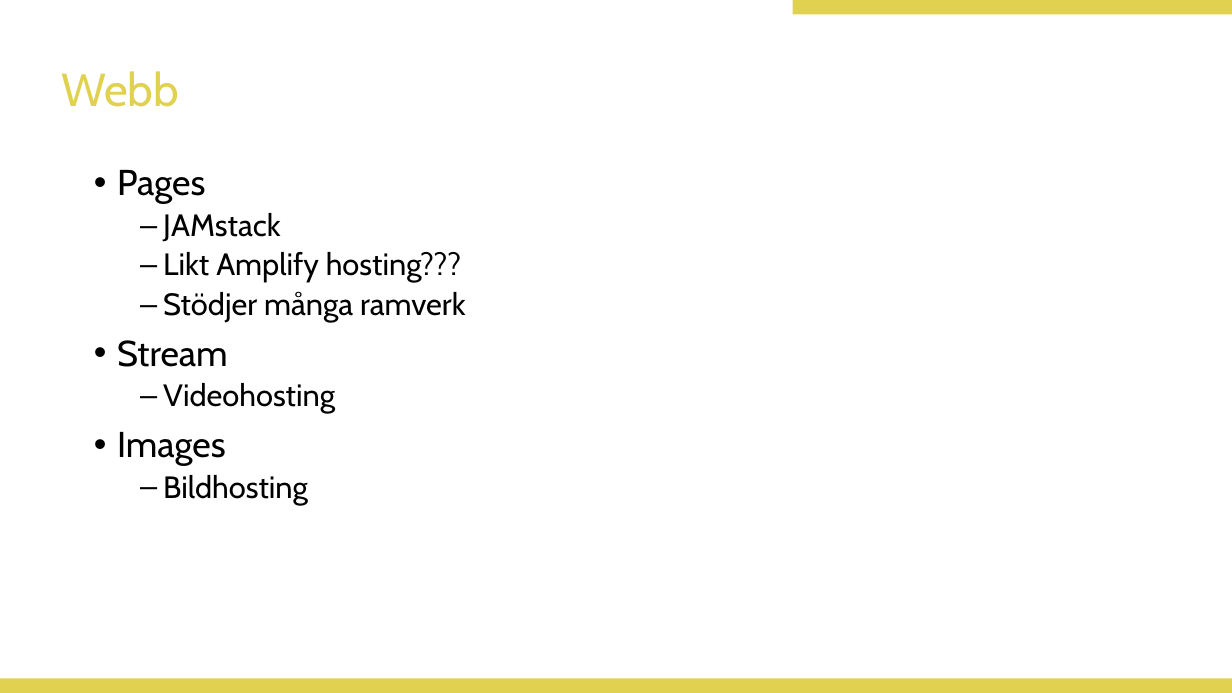
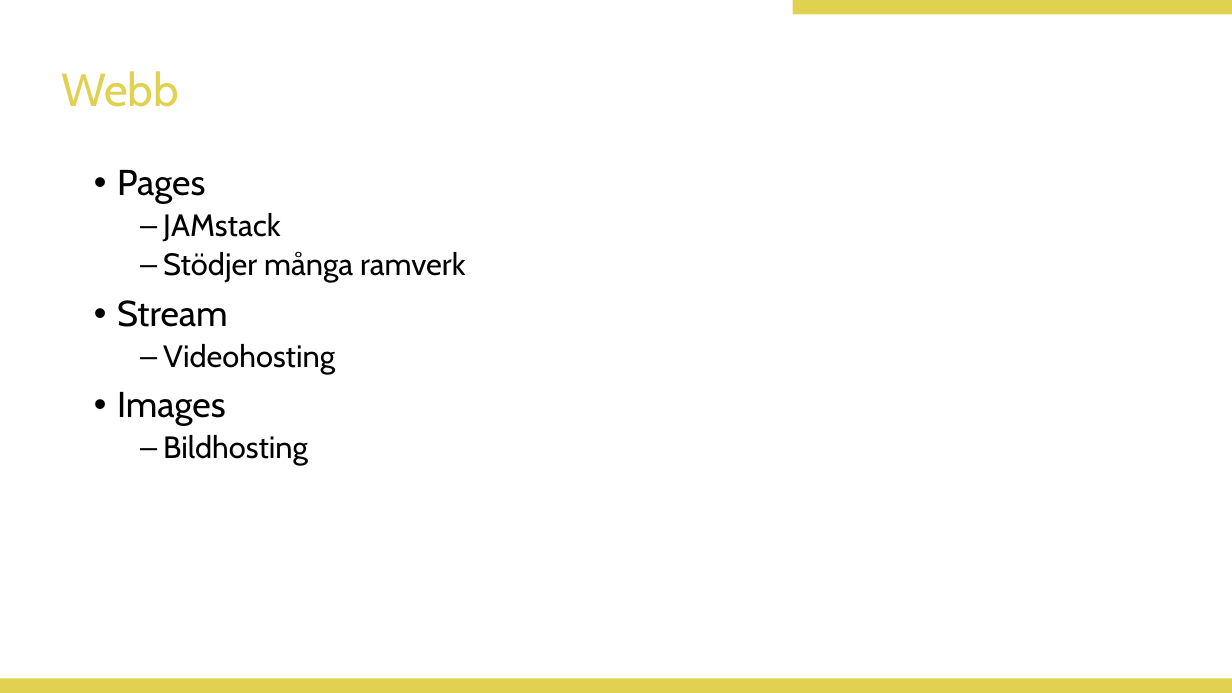
Before and after one commit to Doverstav/kitscon241, a slide deck: slide 8 of docs/presentation.pptx. Drawn at 1232x693 pixels with LibreOffice and Linux fonts; fonts in the diff are those of the drawing. Boxes give left, top, right and bottom in pixels: in the first picture for what was removed or moved away, otherwise in the second. Text is boxed around its words. In the diff, an @@ line names an element or a change of style, - is before the commit and + after.

```diff
--- a/docs/presentation.pptx
+++ b/docs/presentation.pptx
@@ text at (163, 252, 461, 282): paragraph removed @@
-  – Likt Amplify hosting???
```
Also in this commit, not shown: 4 other slides changed, 9 slides added, 7 slides removed, 1 other file.
